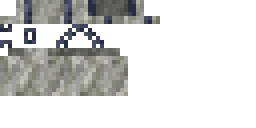
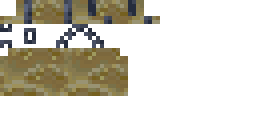
Before/after of a (256, 128) layered artwork. What changed in the layer stack:
hid "Layer" over [0, 0, 160, 96]
painted on "Layer #1" over [0, 0, 160, 96]
